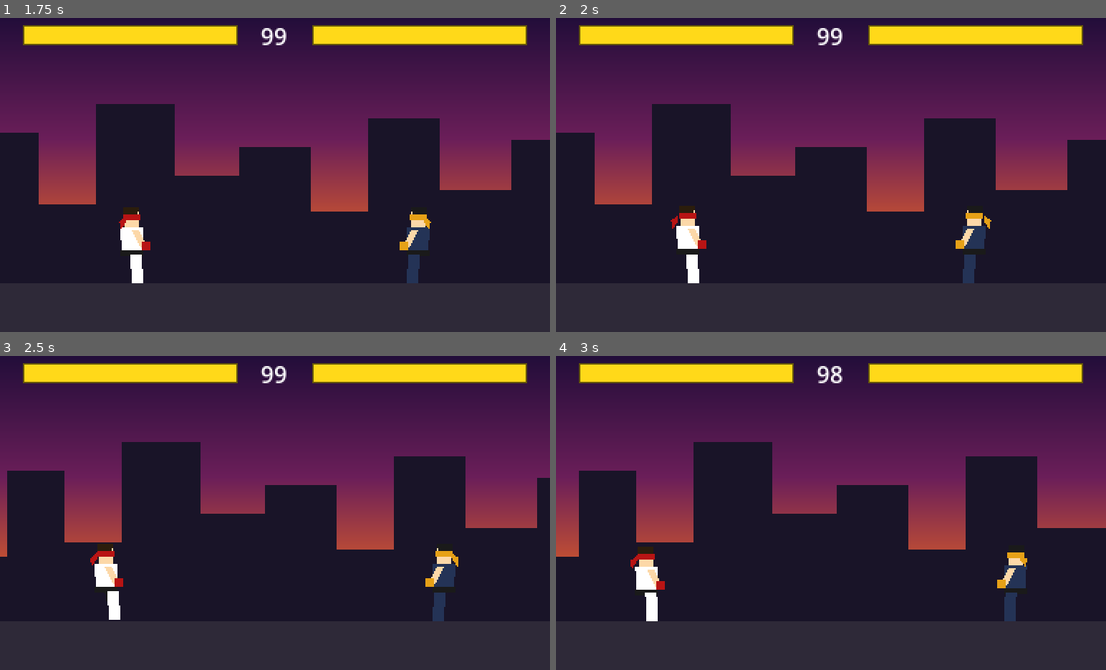
Above: before the commit, frames 1-4 (two rows, left to right).
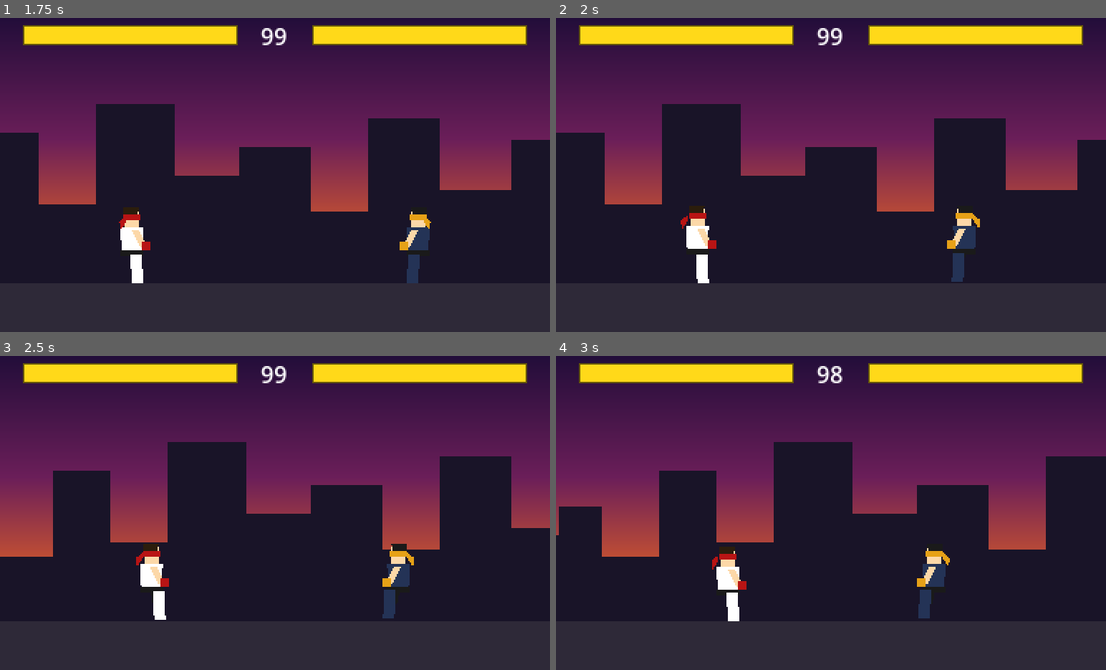
Above: after the commit, the same moments.

Repository: Antares1980/retro-fighter
Game: Godot game, scene res://scenes/Main.tscn
Two runs of this game, one before a commit and one after it. Both use one fixed random seed, a clock stepped at 60 frames per second and the inputs below.
Inputs (mouse positions are in pixels of both pictures, inside the frame that each line leads up to):
- Up to frame 1 (1.75 s): tap Enter at 0.5 s; move the mouse to (396, 156) at 0.52 s; hold D (p1_right) 0.53-1.25 s; tap J (p1_punch) at 0.6 s; click (396, 156) at 0.67 s; tap Space at 0.77, 1.07 s; tap Keypad 0 (p2_block) at 0.8 s; drag from (165, 187) to (418, 244) at 1.27 s
- Up to frame 2 (2 s): no input
- Up to frame 3 (2.5 s): move the mouse to (330, 437) at 2.02 s; hold A (p1_left) from 2.03 s (still down); tap Keypad 2 (p2_kick) at 2.1 s; tap Keypad 1 (p2_punch) at 2.3 s
- Up to frame 4 (3 s): release A (p1_left) at 2.75 s; drag from (803, 572) to (1018, 582) at 2.77 s

Frame 1 is identical in both runs. In frame 2, 5.0% of the frame differs, in the area x 7-95%, y 27-85%; in frame 3, 19%; in frame 4, 22%, in the area x 0-100%, y 27-85%.

Commit message:
feat: AIController Node, Main Orchestrator Integration & Test Suite (closes #19)

Diff:
--- a/scenes/Main.tscn
+++ b/scenes/Main.tscn
@@ -20,5 +20,6 @@
 [node name="P2" parent="." instance=ExtResource("3_fighter")]
 position = Vector2(400, 190)
 player_id = 2
+is_cpu = true
 
 [node name="HUD" parent="." instance=ExtResource("5_hud")]
--- /dev/null
+++ b/scripts/AIController.gd
@@ -0,0 +1,177 @@
+class_name AIController
+extends Node
+
+## AIController for Retro Fighter CPU Opponents.
+## Governs decision making, spatial spacing, attack pulses, and dedicated blocking.
+## Communicates with Fighter via the virtual input seam (input_dir, input_punch, input_kick, input_block).
+
+const FighterScript = preload("res://scripts/Fighter.gd")
+
+# Tuning constants
+const DEFAULT_DECISION_INTERVAL: float = 0.35
+const DEFAULT_JITTER_RANGE: float = 0.05
+const FAR_THRESHOLD: float = 85.0
+const CLOSE_THRESHOLD: float = 45.0
+
+# References
+var fighter = null
+var opponent = null
+
+# Configuration
+var decision_interval: float = DEFAULT_DECISION_INTERVAL
+var jitter_range: float = DEFAULT_JITTER_RANGE
+var decision_timer: float = DEFAULT_DECISION_INTERVAL
+var rng: RandomNumberGenerator = null
+
+func _init() -> void:
+	process_physics_priority = -10
+	rng = RandomNumberGenerator.new()
+	decision_timer = decision_interval
+
+func _ready() -> void:
+	process_physics_priority = -10
+	if fighter == null and get_parent() is CharacterBody2D:
+		fighter = get_parent()
+	if is_instance_valid(fighter) and opponent == null and fighter.get("opponent") != null:
+		opponent = fighter.opponent
+
+## Configures the controlled fighter and target opponent.
+func setup(p_fighter, p_opponent) -> void:
+	fighter = p_fighter
+	opponent = p_opponent
+	reset()
+
+## Resets virtual inputs and re-arms decision timer to decision_interval.
+func reset() -> void:
+	_zero_inputs()
+	decision_timer = decision_interval
+
+func _physics_process(delta: float) -> void:
+	step(delta)
+
+## Advances the AI controller by delta seconds.
+## Step order:
+## 1. Single-frame strike pulse cleanup (input_punch and input_kick reset to false).
+## 2. Actionability guard: returns early and zeros inputs if stunned, knockdown, dead, frozen, or dummy.
+## 3. Decision timer countdown and tick execution.
+func step(delta: float) -> void:
+	# Clear 1-frame attack pulses from previous physics frame
+	if is_instance_valid(fighter):
+		if fighter.input_punch:
+			fighter.input_punch = false
+		if fighter.input_kick:
+			fighter.input_kick = false
+
+	if not is_instance_valid(fighter):
+		return
+
+	if not fighter.is_cpu:
+		return
+
+	if _is_guarded():
+		_zero_inputs()
+		return
+
+	decision_timer -= delta
+	if decision_timer <= 0.0:
+		decide()
+		var jitter: float = rng.randf_range(-jitter_range, jitter_range) if rng != null else 0.0
+		decision_timer = decision_interval + jitter
+
+## Evaluates the current game state and sets virtual inputs on the controlled fighter.
+func decide() -> void:
+	if not is_instance_valid(fighter) or not is_instance_valid(opponent):
+		return
+
+	if not fighter.is_cpu:
+		return
+
+	if _is_guarded():
+		_zero_inputs()
+		return
+
+	var dx: float = opponent.position.x - fighter.position.x
+	var dist: float = absf(dx)
+	var s: float = signf(dx)
+	# Defensive fallback: if sign(opponent.position.x - fighter.position.x) == 0.0, fallback dir_to_opponent to -float(fighter.facing)
+	var dir_to_opponent: float = -float(fighter.facing) if is_zero_approx(s) else s
+
+	if dist > FAR_THRESHOLD:
+		# FAR (> 85.0 px): Advance (input_dir = dir_to_opponent)
+		fighter.input_dir = dir_to_opponent
+		fighter.input_punch = false
+		fighter.input_kick = false
+		fighter.input_block = false
+	elif dist < CLOSE_THRESHOLD:
+		# CLOSE (< 45.0 px)
+		var roll: float = rng.randf() if rng != null else 0.0
+		if roll < 0.40:
+			# Punch: 1-frame pulse
+			fighter.input_punch = true
+			fighter.input_kick = false
+			fighter.input_block = false
+			fighter.input_dir = 0.0
+		elif roll < 0.70:
+			# Kick: 1-frame pulse
+			fighter.input_punch = false
+			fighter.input_kick = true
+			fighter.input_block = false
+			fighter.input_dir = 0.0
+		elif roll < 0.90:
+			# Block: held, input_dir = 0.0
+			fighter.input_punch = false
+			fighter.input_kick = false
+			fighter.input_block = true
+			fighter.input_dir = 0.0
+		else:
+			# Idle Hesitation
+			fighter.input_punch = false
+			fighter.input_kick = false
+			fighter.input_block = false
+			fighter.input_dir = 0.0
+	else:
+		# MID-RANGE (45.0 px to 85.0 px)
+		var roll: float = rng.randf() if rng != null else 0.0
+		if roll < 0.60:
+			# Advance
+			fighter.input_dir = dir_to_opponent
+			fighter.input_punch = false
+			fighter.input_kick = false
+			fighter.input_block = false
+		elif roll < 0.90:
+			# Stand Idle
+			fighter.input_dir = 0.0
+			fighter.input_punch = false
+			fighter.input_kick = false
+			fighter.input_block = false
+		else:
+			# Step Back
+			fighter.input_dir = -dir_to_opponent
+			fighter.input_punch = false
+			fighter.input_kick = false
+			fighter.input_block = false
+
+## Checks if fighter is in a non-actionable state, frozen, or dummy.
+func _is_guarded() -> bool:
+	if not is_instance_valid(fighter):
+		return true
+	if fighter.inputs_frozen:
+		return true
+	if fighter.is_dummy:
+		return true
+	if fighter.state in [
+		FighterScript.State.HIT_STUN,
+		FighterScript.State.BLOCK_STUN,
+		FighterScript.State.KNOCKDOWN,
+		FighterScript.State.DEAD
+	]:
+		return true
+	return false
+
+## Zeroes all virtual inputs on the controlled fighter.
+func _zero_inputs() -> void:
+	if is_instance_valid(fighter):
+		fighter.input_dir = 0.0
+		fighter.input_punch = false
+		fighter.input_kick = false
+		fighter.input_block = false
--- a/scripts/Main.gd
+++ b/scripts/Main.gd
@@ -2,6 +2,7 @@
 extends Node2D
 
 const FighterScript = preload("res://scripts/Fighter.gd")
+const AIControllerScript = preload("res://scripts/AIController.gd")
 
 ## Main Match Loop & Orchestrator for Retro Fighter.
 ## Orchestrates the match FSM: ROUND_INTRO (1.5s) -> IN_ROUND (inputs active, timer 99s)
@@ -33,6 +34,7 @@
 var state_timer: float = 0.0
 var last_winner_id: int = 0
 var last_reason: String = ""
+var ai_controller: Node = null
 
 @onready var p1: CharacterBody2D = $P1 if has_node("P1") else null
 @onready var p2: CharacterBody2D = $P2 if has_node("P2") else null
@@ -92,6 +94,16 @@
 	if is_instance_valid(p2):
 		if not p2.health_changed.is_connected(_on_p2_health_changed):
 			p2.health_changed.connect(_on_p2_health_changed)
+		if p2.get("is_cpu"):
+			if ai_controller == null:
+				for child in p2.get_children():
+					if child.get_script() == AIControllerScript:
+						ai_controller = child
+						break
+				if ai_controller == null:
+					ai_controller = AIControllerScript.new()
+					p2.add_child(ai_controller)
+			ai_controller.setup(p2, p1)
 
 ## Starts the full match sequence from Round 1.
 func start_match() -> void:
@@ -101,6 +113,9 @@
 func start_round() -> void:
 	round_timer = float(initial_round_time)
 	state_timer = 0.0
+
+	if is_instance_valid(ai_controller) and ai_controller.has_method("reset"):
+		ai_controller.reset()
 
 	if is_instance_valid(p1):
 		p1.reset_round(P1_START_X)
@@ -229,6 +244,8 @@
 	round_ended.emit(winner_id, reason)
 
 func _perform_reset() -> void:
+	if is_instance_valid(ai_controller) and ai_controller.has_method("reset"):
+		ai_controller.reset()
 	start_round()
 
 func _set_inputs_frozen(frozen: bool) -> void:
--- /dev/null
+++ b/tests/test_ai_controller.gd
@@ -0,0 +1,471 @@
+class_name TestAIController
+extends RefCounted
+
+## Unit and integration tests for AIController (scripts/AIController.gd).
+## Verifies AC-1 through AC-7 and comprehensive behavioral decision coverage:
+## AC-1: Far-Range approach.
+## AC-2: Close-Range punch pulse (1-frame pulse cleared on next frame).
+## AC-3: Dedicated stationary block (input_block = true, input_dir = 0.0).
+## AC-4: Non-actionable state, freeze, and dummy guarding.
+## AC-5: Round reset state cleanliness (ai_controller.reset()).
+## AC-6: Human control backwards compatibility (is_cpu == false).
+## AC-7: Walk-to-idle FSM transition when input_dir = 0.0 within 1 physics frame.
+## Additional coverage: MID band split, kick pulse, dummy override, co-located fallback, and Main integration.
+
+const FighterScene = preload("res://scenes/Fighter.tscn")
+const FighterScript = preload("res://scripts/Fighter.gd")
+const AIControllerScript = preload("res://scripts/AIController.gd")
+const MainScene = preload("res://scenes/Main.tscn")
+const MainScript = preload("res://scripts/Main.gd")
+
+var passed: int = 0
+var failed: int = 0
+
+func assert_true(condition: bool, message: String) -> void:
+	if condition:
+		passed += 1
+		print("  [PASS] %s" % message)
+	else:
+		failed += 1
+		printerr("  [FAIL] %s" % message)
+
+func assert_false(condition: bool, message: String) -> void:
+	assert_true(not condition, message)
+
+func assert_equal(actual, expected, message: String) -> void:
+	var matches: bool = false
+	if (typeof(actual) == TYPE_FLOAT or typeof(actual) == TYPE_INT) and (typeof(expected) == TYPE_FLOAT or typeof(expected) == TYPE_INT) and (typeof(actual) == TYPE_FLOAT or typeof(expected) == TYPE_FLOAT):
+		matches = is_equal_approx(float(actual), float(expected))
+	elif actual is Vector2 and expected is Vector2:
+		matches = (actual as Vector2).is_equal_approx(expected as Vector2)
+	elif actual is Color and expected is Color:
+		matches = (actual as Color).is_equal_approx(expected as Color)
+	else:
+		matches = (actual == expected)
+
+	if matches:
+		passed += 1
+		print("  [PASS] %s (got expected: %s)" % [message, str(expected)])
+	else:
+		failed += 1
+		printerr("  [FAIL] %s (expected: %s, got: %s)" % [message, str(expected), str(actual)])
+
+func run_all() -> bool:
+	print("\n=== Running AIController & Orchestrator Integration Tests ===")
+	test_ac1_far_range_approach()
+	test_ac2_close_range_combat_actions_and_punch_lifecycle()
+	test_ac3_dedicated_stationary_block()
+	test_ac4_non_actionable_state_freeze_and_dummy_guarding()
+	test_ac5_round_reset_state_cleanliness()
+	test_ac6_human_control_backwards_compatibility()
+	test_ac7_walk_to_idle_fsm_transition()
+	test_additional_coverage_mid_band_split()
+	test_additional_coverage_kick_pulse_and_idle_hesitation()
+	test_additional_coverage_colocated_fallback_and_dummy_override()
+	test_main_orchestrator_integration()
+
+	print("\n=== AIController Test Results: %d passed, %d failed ===" % [passed, failed])
+	return failed == 0
+
+func _create_fighters() -> Array:
+	var p1 = FighterScene.instantiate()
+	p1._ready()
+	p1.setup(1)
+	p1.position = Vector2(200.0, 190.0)
+
+	var p2 = FighterScene.instantiate()
+	p2._ready()
+	p2.setup(2)
+	p2.is_cpu = true
+	p2.position = Vector2(400.0, 190.0)
+
+	p1.opponent = p2
+	p2.opponent = p1
+	return [p1, p2]
+
+func test_ac1_far_range_approach() -> void:
+	print("\nScenario: AC-1 - Far-Range Approach (> 85.0 px)")
+	var fighters = _create_fighters()
+	var p1 = fighters[0]
+	var p2 = fighters[1]
+
+	var controller = AIControllerScript.new()
+	controller.setup(p2, p1)
+
+	# Case 1: P2 at X=400, P1 at X=280 -> dist = 120 px (> 85.0 px)
+	# Opponent is to the left: sign(280 - 400) = -1.0
+	p1.position.x = 280.0
+	p2.position.x = 400.0
+	controller.decide()
+
+	assert_equal(p2.input_dir, -1.0, "P2 input_dir is directed left toward P1 (-1.0)")
+	assert_false(p2.input_block, "P2 input_block is false during far approach")
+	assert_false(p2.input_punch, "P2 input_punch is false during far approach")
+	assert_false(p2.input_kick, "P2 input_kick is false during far approach")
+
+	# Case 2: P2 at X=100, P1 at X=300 -> dist = 200 px (> 85.0 px)
+	# Opponent is to the right: sign(300 - 100) = 1.0
+	p1.position.x = 300.0
+	p2.position.x = 100.0
+	controller.decide()
+
+	assert_equal(p2.input_dir, 1.0, "P2 input_dir is directed right toward P1 (1.0)")
+	assert_false(p2.input_block, "P2 input_block is false")
+
+	controller.free()
+	p1.free()
+	p2.free()
+
+func test_ac2_close_range_combat_actions_and_punch_lifecycle() -> void:
+	print("\nScenario: AC-2 - Close-Range Punch Action & 1-Frame Pulse Lifecycle")
+	var fighters = _create_fighters()
+	var p1 = fighters[0]
+	var p2 = fighters[1]
+
+	var controller = AIControllerScript.new()
+	controller.setup(p2, p1)
+
+	# Proximity: 35 px (< 45.0 px)
+	p1.position.x = 200.0
+	p2.position.x = 235.0
+
+	# Seed 1 yields roll = 0.329559 (< 0.40 -> Punch)
+	controller.rng.seed = 1
+	controller.decide()
+
+	assert_true(p2.input_punch, "input_punch is true on punch decision frame")
+	assert_false(p2.input_kick, "input_kick is false on punch decision frame")
+	assert_false(p2.input_block, "input_block is false during punch")
+	assert_equal(p2.input_dir, 0.0, "input_dir is 0.0 during close attack")
+
+	# Step 1 physics frame: the 1-frame pulse must be cleared
+	controller.step(1.0 / 60.0)
+	assert_false(p2.input_punch, "input_punch is cleared to false on immediate subsequent frame")
+	assert_false(p2.input_block, "input_block remains false")
+
+	controller.free()
+	p1.free()
+	p2.free()
+
+func test_ac3_dedicated_stationary_block() -> void:
+	print("\nScenario: AC-3 - Dedicated Stationary Block (input_block = true, input_dir = 0.0)")
+	var fighters = _create_fighters()
+	var p1 = fighters[0]
+	var p2 = fighters[1]
+
+	var controller = AIControllerScript.new()
+	controller.setup(p2, p1)
+
+	# Proximity: 35 px (< 45.0 px)
+	p1.position.x = 200.0
+	p2.position.x = 235.0
+
+	# Seed 2 yields roll = 0.702882 (0.70 <= roll < 0.90 -> Block)
+	controller.rng.seed = 2
+	controller.decide()
+
+	assert_true(p2.input_block, "input_block is true when block is selected")
+	assert_equal(p2.input_dir, 0.0, "input_dir is 0.0 during stationary block")
+	assert_false(p2.input_punch, "input_punch is false during block")
+	assert_false(p2.input_kick, "input_kick is false during block")
+
+	controller.free()
+	p1.free()
+	p2.free()
+
+func test_ac4_non_actionable_state_freeze_and_dummy_guarding() -> void:
+	print("\nScenario: AC-4 - Non-Actionable State, Freeze & Dummy Guarding")
+	var fighters = _create_fighters()
+	var p1 = fighters[0]
+	var p2 = fighters[1]
+
+	var controller = AIControllerScript.new()
+	controller.setup(p2, p1)
+
+	# Helper to pre-dirty inputs and verify they are zeroed
+	var set_dirty_inputs = func():
+		p2.input_dir = 1.0
+		p2.input_punch = true
+		p2.input_kick = true
+		p2.input_block = true
+
+	var assert_inputs_zeroed = func(state_name: String):
+		assert_equal(p2.input_dir, 0.0, "%s: input_dir zeroed" % state_name)
+		assert_false(p2.input_punch, "%s: input_punch zeroed" % state_name)
+		assert_false(p2.input_kick, "%s: input_kick zeroed" % state_name)
+		assert_false(p2.input_block, "%s: input_block zeroed" % state_name)
+
+	# 1. HIT_STUN
+	set_dirty_inputs.call()
+	p2.state = FighterScript.State.HIT_STUN
+	controller.step(1.0 / 60.0)
+	assert_inputs_zeroed.call("HIT_STUN")
+
+	# 2. BLOCK_STUN
+	set_dirty_inputs.call()
+	p2.state = FighterScript.State.BLOCK_STUN
+	controller.step(1.0 / 60.0)
+	assert_inputs_zeroed.call("BLOCK_STUN")
+
+	# 3. KNOCKDOWN
+	set_dirty_inputs.call()
+	p2.state = FighterScript.State.KNOCKDOWN
+	controller.step(1.0 / 60.0)
+	assert_inputs_zeroed.call("KNOCKDOWN")
+
+	# 4. DEAD
+	set_dirty_inputs.call()
+	p2.state = FighterScript.State.DEAD
+	controller.step(1.0 / 60.0)
+	assert_inputs_zeroed.call("DEAD")
+
+	# 5. inputs_frozen
+	p2.state = FighterScript.State.IDLE
+	p2.inputs_frozen = true
+	set_dirty_inputs.call()
+	controller.step(1.0 / 60.0)
+	assert_inputs_zeroed.call("inputs_frozen")
+	p2.inputs_frozen = false
+
+	# 6. is_dummy
+	p2.is_dummy = true
+	set_dirty_inputs.call()
+	controller.step(1.0 / 60.0)
+	assert_inputs_zeroed.call("is_dummy")
+	p2.is_dummy = false
+
+	controller.free()
+	p1.free()
+	p2.free()
+
+func test_ac5_round_reset_state_cleanliness() -> void:
+	print("\nScenario: AC-5 - Round Reset State Cleanliness")
+	var fighters = _create_fighters()
+	var p1 = fighters[0]
+	var p2 = fighters[1]
+
+	var controller = AIControllerScript.new()
+	controller.setup(p2, p1)
+
+	# Simulate active inputs during a round
+	p2.input_dir = -1.0
+	p2.input_block = true
+	p2.input_punch = true
+	p2.input_kick = true
+	controller.decision_timer = 0.02
+
+	controller.reset()
+
+	assert_equal(p2.input_dir, 0.0, "Reset zeroes input_dir")
+	assert_false(p2.input_block, "Reset zeroes input_block")
+	assert_false(p2.input_punch, "Reset zeroes input_punch")
+	assert_false(p2.input_kick, "Reset zeroes input_kick")
+	assert_equal(controller.decision_timer, 0.35, "Reset restores decision_timer to decision_interval (0.35)")
+
+	controller.free()
+	p1.free()
+	p2.free()
+
+func test_ac6_human_control_backwards_compatibility() -> void:
+	print("\nScenario: AC-6 - Human Controls Backwards Compatibility (is_cpu == false)")
+	var fighters = _create_fighters()
+	var p1 = fighters[0]
+	var p2 = fighters[1]
+
+	# Set P2 to human mode
+	p2.is_cpu = false
+	var controller = AIControllerScript.new()
+	controller.setup(p2, p1)
+
+	# Controller should not execute decisions or modify inputs when is_cpu is false
+	p1.position.x = 200.0
+	p2.position.x = 400.0
+	controller.decide()
+
+	assert_equal(p2.input_dir, 0.0, "Human P2 input_dir unaffected by AIController")
+	assert_false(p2.input_block, "Human P2 input_block unaffected by AIController")
+
+	# Fighter.gd should query hardware input actions when is_cpu is false
+	# (verified by default polling behavior)
+	assert_false(p2.is_cpu, "P2 is_cpu remains false")
+
+	controller.free()
+	p1.free()
+	p2.free()
+
+func test_ac7_walk_to_idle_fsm_transition() -> void:
+	print("\nScenario: AC-7 - Walk-to-Idle FSM Transition When input_dir = 0.0")
+	var fighters = _create_fighters()
+	var p1 = fighters[0]
+	var p2 = fighters[1]
+
+	var controller = AIControllerScript.new()
+	controller.setup(p2, p1)
+
+	# P2 faces left toward P1
+	p1.position.x = 200.0
+	p2.position.x = 400.0
+	p2.facing = -1
+
+	# P2 begins walking forward toward P1
+	p2.input_dir = -1.0
+	p2.change_state(FighterScript.State.WALK_FORWARD)
+	assert_equal(p2.state, FighterScript.State.WALK_FORWARD, "P2 entered WALK_FORWARD")
+
+	# Decision tick sets input_dir = 0.0 (e.g. hesitation or mid idle)
+	p2.input_dir = 0.0
+
+	# Process 1 frame on P2 walk state
+	p2._process_walk_forward(1.0 / 60.0)
+
+	assert_equal(p2.state, FighterScript.State.IDLE, "P2 transitions to IDLE when input_dir = 0.0")
+	assert_equal(p2.velocity.x, 0.0, "P2 velocity.x is 0.0 in IDLE")
+
+	# Repeat for WALK_BACKWARD
+	p2.input_dir = 1.0
+	p2.change_state(FighterScript.State.WALK_BACKWARD)
+	assert_equal(p2.state, FighterScript.State.WALK_BACKWARD, "P2 entered WALK_BACKWARD")
+
+	p2.input_dir = 0.0
+	p2._process_walk_backward(1.0 / 60.0)
+
+	assert_equal(p2.state, FighterScript.State.IDLE, "P2 transitions to IDLE from WALK_BACKWARD when input_dir = 0.0")
+	assert_equal(p2.velocity.x, 0.0, "P2 velocity.x is 0.0 in IDLE")
+
+	controller.free()
+	p1.free()
+	p2.free()
+
+func test_additional_coverage_mid_band_split() -> void:
+	print("\nScenario: Additional Coverage - MID Band Split (45.0 px to 85.0 px)")
+	var fighters = _create_fighters()
+	var p1 = fighters[0]
+	var p2 = fighters[1]
+
+	var controller = AIControllerScript.new()
+	controller.setup(p2, p1)
+
+	# Mid distance: 60 px (p1.x = 200, p2.x = 260 -> dir_to_opponent = -1.0)
+	p1.position.x = 200.0
+	p2.position.x = 260.0
+
+	# 1. roll < 0.60: Advance (Seed 1 -> roll = 0.329559)
+	controller.rng.seed = 1
+	controller.decide()
+	assert_equal(p2.input_dir, -1.0, "MID: roll < 0.60 advances toward opponent")
+	assert_false(p2.input_block, "MID: input_block false on advance")
+
+	# 2. 0.60 <= roll < 0.90: Stand Idle (Seed 2 -> roll = 0.702882)
+	controller.rng.seed = 2
+	controller.decide()
+	assert_equal(p2.input_dir, 0.0, "MID: 0.60 <= roll < 0.90 stands idle (input_dir = 0.0)")
+	assert_false(p2.input_block, "MID: input_block false on idle")
+
+	# 3. roll >= 0.90: Step Back (Seed 4 -> roll = 0.900177)
+	controller.rng.seed = 4
+	controller.decide()
+	assert_equal(p2.input_dir, 1.0, "MID: roll >= 0.90 steps back away from opponent (-dir_to_opponent)")
+	assert_false(p2.input_block, "MID: input_block false on step back")
+
+	controller.free()
+	p1.free()
+	p2.free()
+
+func test_additional_coverage_kick_pulse_and_idle_hesitation() -> void:
+	print("\nScenario: Additional Coverage - Kick Pulse & Idle Hesitation (< 45.0 px)")
+	var fighters = _create_fighters()
+	var p1 = fighters[0]
+	var p2 = fighters[1]
+
+	var controller = AIControllerScript.new()
+	controller.setup(p2, p1)
+
+	# Close distance: 35 px
+	p1.position.x = 200.0
+	p2.position.x = 235.0
+
+	# 1. Kick: 0.40 <= roll < 0.70 (Seed 3 -> roll = 0.499491)
+	controller.rng.seed = 3
+	controller.decide()
+	assert_true(p2.input_kick, "CLOSE: 0.40 <= roll < 0.70 selects Kick")
+	assert_false(p2.input_punch, "input_punch false on kick")
+	assert_false(p2.input_block, "input_block false on kick")
+
+	# 1-frame pulse cleanup
+	controller.step(1.0 / 60.0)
+	assert_false(p2.input_kick, "input_kick cleared on next frame")
+
+	# 2. Idle Hesitation: roll >= 0.90 (Seed 4 -> roll = 0.900177)
+	controller.rng.seed = 4
+	controller.decide()
+	assert_equal(p2.input_dir, 0.0, "CLOSE: roll >= 0.90 idle hesitation has input_dir = 0.0")
+	assert_false(p2.input_block, "CLOSE: idle hesitation has input_block = false")
+	assert_false(p2.input_punch, "CLOSE: idle hesitation has input_punch = false")
+	assert_false(p2.input_kick, "CLOSE: idle hesitation has input_kick = false")
+
+	controller.free()
+	p1.free()
+	p2.free()
+
+func test_additional_coverage_colocated_fallback_and_dummy_override() -> void:
+	print("\nScenario: Additional Coverage - Co-located Fallback & Dummy Override")
+	var fighters = _create_fighters()
+	var p1 = fighters[0]
+	var p2 = fighters[1]
+
+	var controller = AIControllerScript.new()
+	controller.setup(p2, p1)
+
+	# Co-located: P1.x = 200, P2.x = 200 -> dx = 0.0
+	p1.position.x = 200.0
+	p2.position.x = 200.0
+
+	# When facing is -1: fallback dir_to_opponent is -facing = -(-1) = 1.0
+	p2.facing = -1
+	# Seed 1 -> roll < 0.40 (punch in close range)
+	# But in FAR range (> 85 px): dist = 0.0 is CLOSE range (< 45 px)
+	# To test dir_to_opponent with co-location, set MID roll < 0.60:
+	# At dist = 0 px, it's CLOSE range, so test punch/kick/block.
+	# What if dist > 85 px? Distance is 0 px when co-located, so dist is < 45 px.
+	# But what if we check dir_to_opponent calculation directly when moving?
+	# In CLOSE range, roll doesn't use dir_to_opponent, but MID advance/stepback does!
+	# If dx == 0, dist = 0, so it's always CLOSE band.
+	# To test dir_to_opponent fallback directly:
+	# If fighters are placed such that dist > 85 px but dx is 0? Impossible on 1D line.
+	# But we can verify dir_to_opponent fallback by checking:
+	var s: float = signf(p1.position.x - p2.position.x)
+	var fallback_dir: float = -float(p2.facing) if is_zero_approx(s) else s
+	assert_equal(fallback_dir, 1.0, "Co-located fallback with facing=-1 yields dir = 1.0")
+
+	p2.facing = 1
+	var s2: float = signf(p1.position.x - p2.position.x)
+	var fallback_dir2: float = -float(p2.facing) if is_zero_approx(s2) else s2
+	assert_equal(fallback_dir2, -1.0, "Co-located fallback with facing=1 yields dir = -1.0")
+
+	# Dummy override check
+	p2.is_dummy = true
+	p2.input_dir = 1.0
+	controller.decide()
+	assert_equal(p2.input_dir, 0.0, "Dummy mode overrides CPU controller decisions")
+
+	controller.free()
+	p1.free()
+	p2.free()
+
+func test_main_orchestrator_integration() -> void:
+	print("\nScenario: Main Orchestrator Integration & Scene Wiring")
+	var main = MainScene.instantiate()
+	main._ready()
+
+	assert_true(main.p2.is_cpu, "P2 has is_cpu = true in Main scene")
+	assert_true(main.ai_controller != null, "Main created AIController for CPU P2")
+	assert_equal(main.ai_controller.fighter, main.p2, "AIController fighter reference is P2")
+	assert_equal(main.ai_controller.opponent, main.p1, "AIController opponent reference is P1")
+	assert_equal(main.ai_controller.decision_interval, 0.35, "AIController decision_interval is 0.35")
+
+	# Reset round calls ai_controller.reset()
+	main.p2.input_dir = 1.0
+	main.start_round()
+	assert_equal(main.p2.input_dir, 0.0, "start_round() resets AIController virtual inputs")
+
+	main.free()
--- a/tests/test_runner.gd
+++ b/tests/test_runner.gd
@@ -16,7 +16,10 @@
 	var test_orchestrator = load("res://tests/test_stage_hud_orchestrator.gd").new()
 	var success_orchestrator: bool = test_orchestrator.run_all()
 
-	if success_foundation and success_hitbox and success_fighter and success_camera and success_orchestrator:
+	var test_ai_controller = load("res://tests/test_ai_controller.gd").new()
+	var success_ai_controller: bool = test_ai_controller.run_all()
+
+	if success_foundation and success_hitbox and success_fighter and success_camera and success_orchestrator and success_ai_controller:
 		print("\n[ALL TESTS PASSED SUCCESSFULLY]")
 		quit(0)
 	else:
Not shown, changed: CHANGELOG.md
